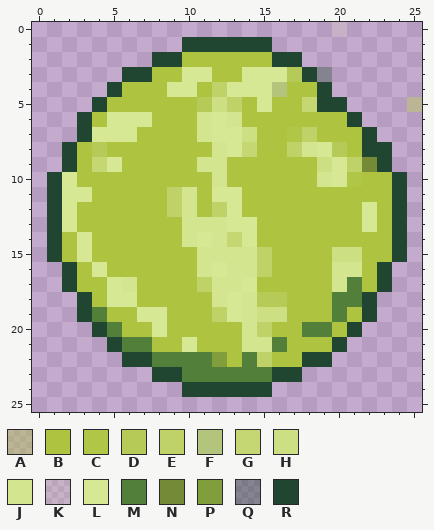
Pixel-art sprite, stored at src/main/resources/ImagenesGreenStyle/Items/notlvl.png. This is how it looked before the edit.
The file is 26x26 pixels. Colours within 5 levels of each other are drawn and written as one.
Palette (. is transparent): A #aec44064  B #aec440  C #b0c646  D #b6cb57  E #bed268  F #b3c47d  G #c4d773  H #cddf83  J #d3e58e  K #d7e8941d  L #d7e894  M #527f39  N #748a37  P #809f3c  Q #20463164  R #204631
Pixels before, first column x 1:
 0 ...................K.....
 1 .........RRRRRR..........
 2 .......RRBBBBBBRR........
 3 .....RRBBLLBBLLLDRQ......
 4 ....RBBBLLBELLLFBBR......
 5 ...RBBBBBBDHEBLBBGRR....A
 6 ..RBLLLBBBJLJBBBBBBBR....
 7 ..RLLLBBBBJLLHBBCEBBBR...
 8 .RBDBBBBBBBJLGBBEJLDBRR..
 9 .RBGLBBBBBJJBBBBBBHLENR..
10 RLBBBBBBBBBJBBBBBBJLCBBR.
11 RLLBBBBBEJBLLBBBBBBBBBBR.
12 RLBBBBBBEJBELBBBBBBBBLBR.
13 RLBBBBBBBJJJLLBBBBBBBLBR.
14 RBLBBBBBBJLJGLBBBBBBBBBR.
15 RBLBBBBBBBJJJJEBBBBHHBBR.
16 .RBLBBBBBBJLJJEBBBBJJBR..
17 .RBBLJBBBBEJJLBBBBBJMBR..
18 ..RBLLBBBBBJLJDDBBBMMR...
19 ..RMBBLLBBBELJHHBBBMBR...
20 ...RMBBLBBBBBJEBBMMBR....
21 ....RMMBBLBBBJJMBBBR.....
22 .....RRMMMMPBMEBBRR......
23 .......RRMMMMMMRR........
24 .........RRRRRR..........
The same view after the edit:
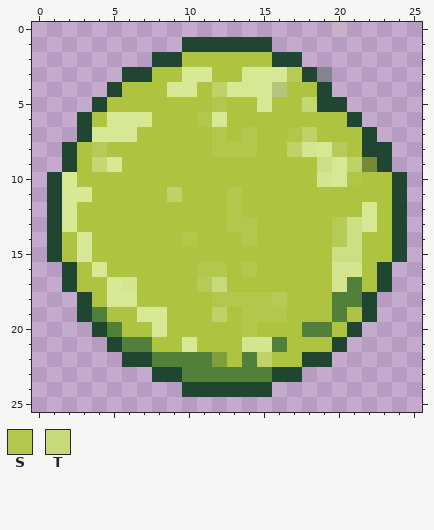
Colours new in this view: S #b2c84c  T #c7da7a
From old to new:
y 5: x 11..13 DHE -> BSB; x 25 A -> .
y 6: x 11 J -> S; x 13 J -> B
y 7: x 11..14 JLLH -> BSBS
y 8: x 12..14 JLG -> SSS
y 9: x 11..12 JJ -> BB
y 10: x 12 J -> B
y 11: x 10 J -> B; x 12..13 LL -> BS
y 12: x 9..10 EJ -> BB; x 12..13 EL -> BS
y 13: x 10..14 JJJLL -> BBBSS; x 20..21 BB -> DH
y 14: x 10..14 JLJGL -> SBBBS; x 20..21 BB -> DH
y 15: x 11..15 JJJJE -> BBBBB
y 16: x 11..15 JLJJE -> SSBSB
y 17: x 11..14 EJJL -> DTBB
y 18: x 12..15 JLJD -> SSSS
y 19: x 13..16 LJHH -> BSSS
y 20: x 14..15 JE -> SB
